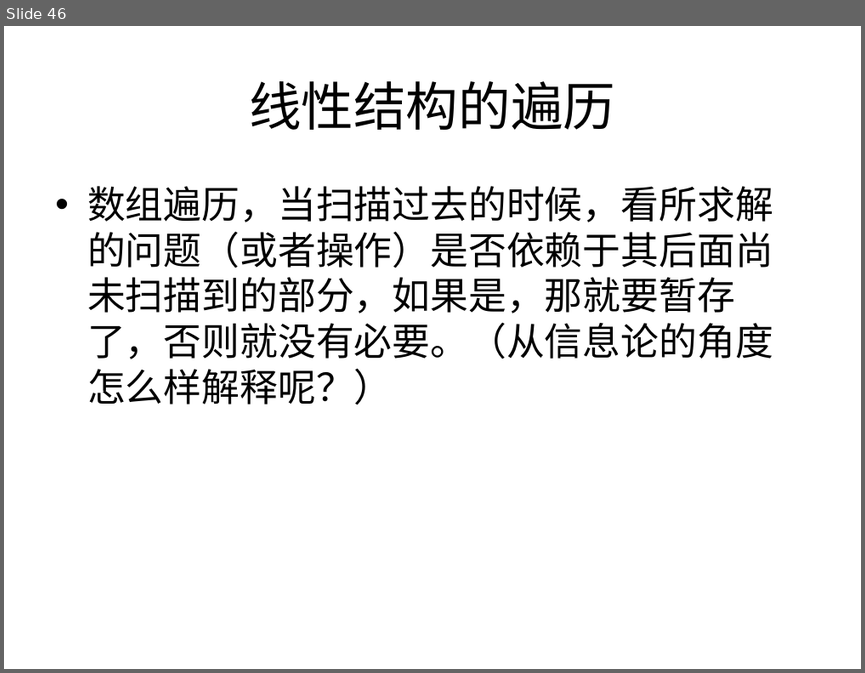
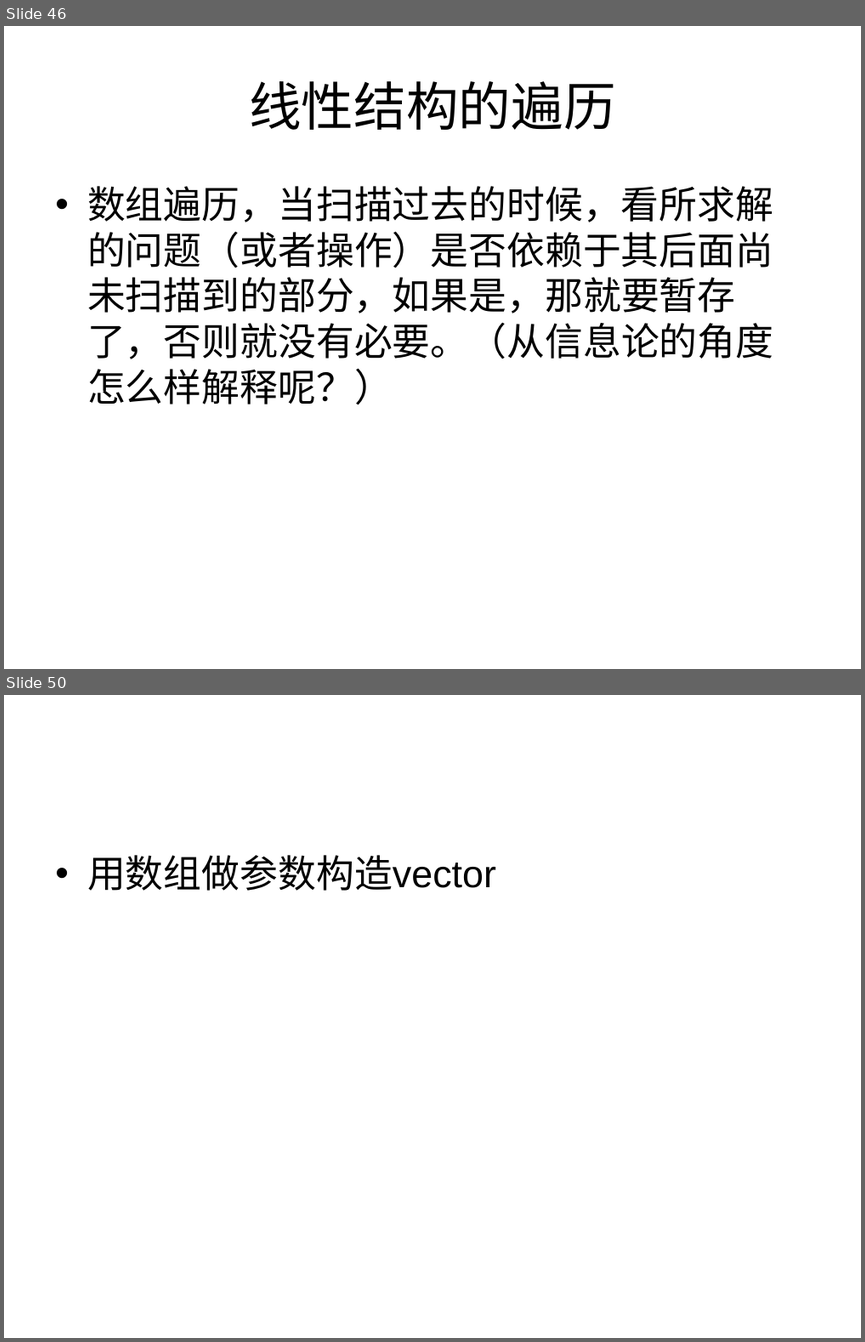
Before and after one commit to houjingbiao/leetcode, a slide deck: solutions/00conclusion.ppt. Shown one above the other, each under a label of ours: slide 46 before the commit, slides 46 and 50 after it; the slides between them are not shown. The pictures are 865x673 and 865x1342 pixels, drawn with LibreOffice and Linux fonts; fonts in the diff are those of the drawing. Boxes give left, top, right and bottom in pixels: in the first picture for what was removed or moved away, otherwise in the second. Text is boxed around its words. In the diff, an @@ line names an element or a change of style, - is before the commit and + after.

```diff
--- a/solutions/00conclusion.ppt
+++ b/solutions/00conclusion.ppt
@@ slide 50 added at bbox=[4, 695, 861, 1338], background #FFFFFF @@
@@ text added at bbox=[87, 855, 496, 891], 32 pt, text #000000 @@
+• 用数组做参数构造vector
```
Also in this commit, not shown: 3 other slides added.
